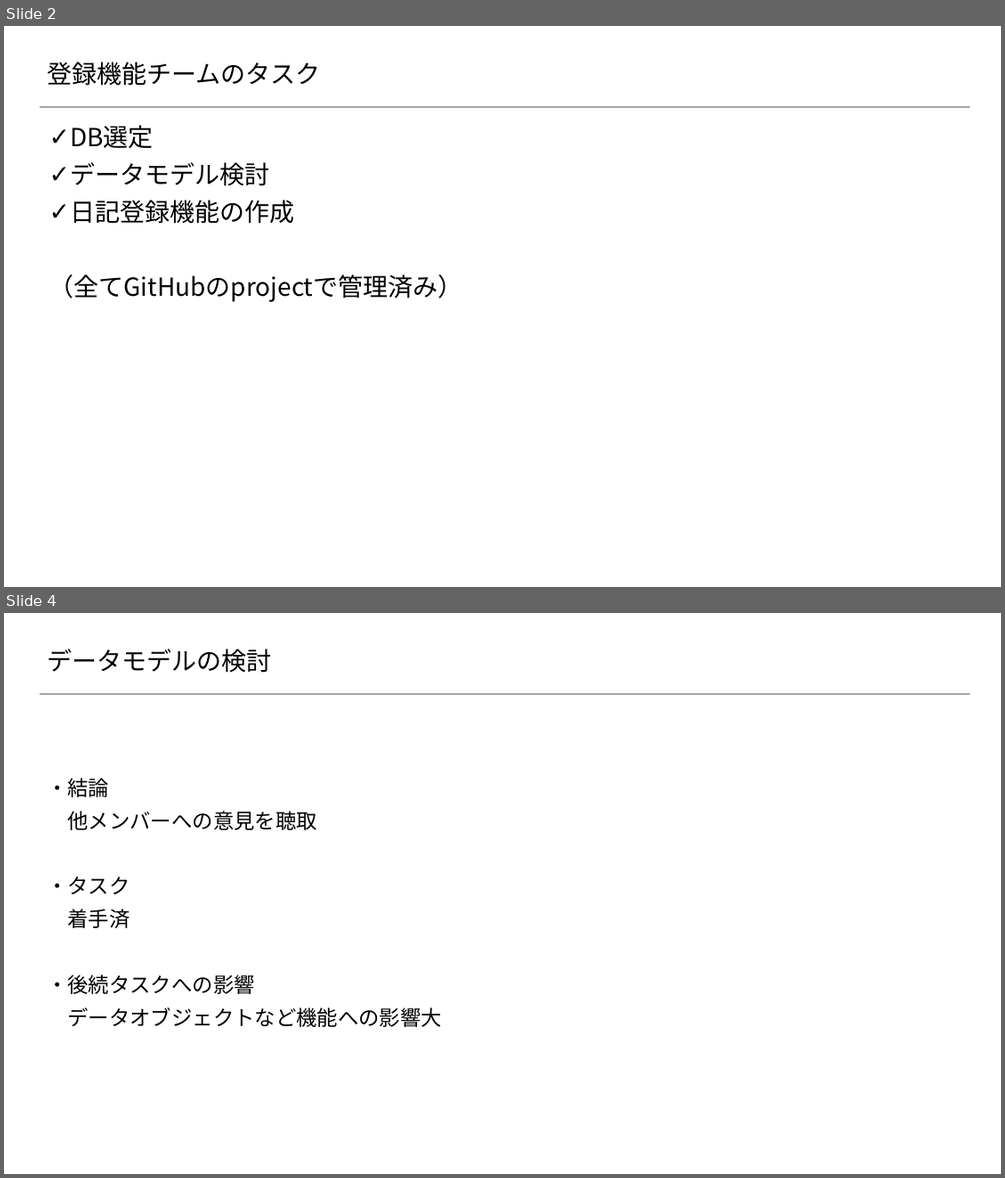
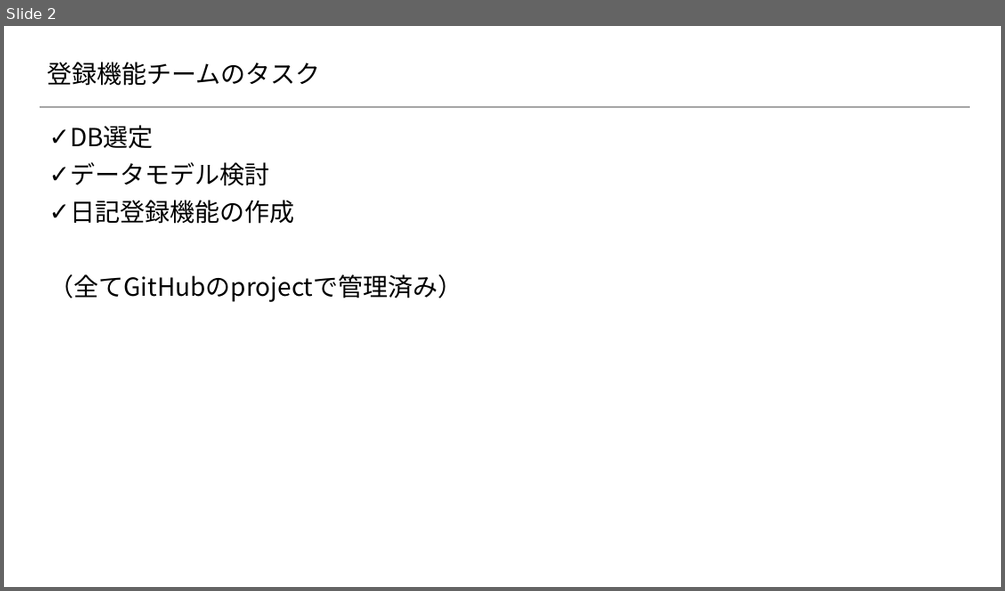
Before and after one commit to 2018SYSTEMI34/diary, a slide deck: doc/01_勉強会/01_勉強会資料/20180919_勉強会/02.資料/01_登録機能.pptx. Shown one above the other, each under a label of ours: slides 2 and 4 before the commit, slide 2 after it; the slides between them are not shown. The pictures are 1005x1178 and 1005x591 pixels, drawn with LibreOffice and Linux fonts; fonts in the diff are those of the drawing; background and template pictures are left out. Boxes give left, top, right and bottom in pixels: in the first picture for what was removed or moved away, otherwise in the second. Text is boxed around its words. In the diff, an @@ line names an element or a change of style, - is before the commit and + after.

```diff
--- a/doc/01_勉強会/01_勉強会資料/20180919_勉強会/02.資料/01_登録機能.pptx
+++ b/doc/01_勉強会/01_勉強会資料/20180919_勉強会/02.資料/01_登録機能.pptx
@@ slide 4 removed at (4,613,1001,1174), background #FFFFFF; not listed: 1 template element that a slide beside it also shows @@
@@ title removed at (47,649,271,673) @@
-データモデルの検討
@@ text removed at (47,778,442,1027) @@
-・結論
-他メンバーへの意見を聴取
-・タスク
-着手済
-・後続タスクへの影響
-データオブジェクトなど機能への影響大
```
Also in this commit, not shown: 1 slide changed, 1 slide added, 2 other slides removed.
